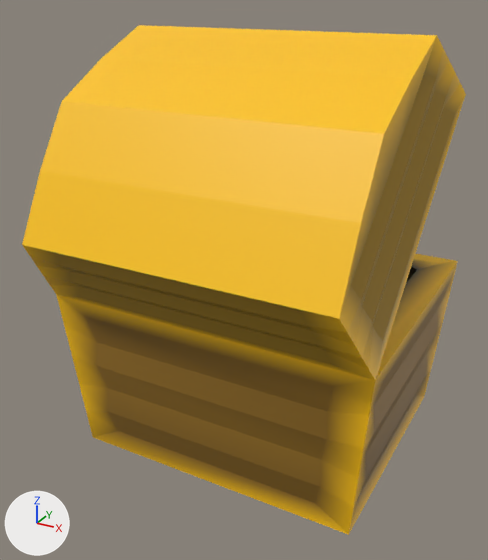
An edit to the glTF model client-native/assets/models/Chest.glb, drawn before and after from the same camera.
Both versions are drawn from a camera (50 mm lens) standing at (0.656, -1.312, 1.026) and looking at (-0.021, -0.082, 0.411). Lighting does not change. The marker at lower left points along +X, +Y and +Z. The first picture is the older version.

Before the edit, the objects in view are built like this:
```python
me_cube = bpy.data.meshes.new('Cube')
me_cube.from_pydata(...)  # 92 vertices, 180 faces; spans x -0.369..0.369, y -0.315..0.315, z -0.001..0.392
me_cube.materials.append(mat_defaultmaterial)
me_cube_004 = bpy.data.meshes.new('Cube.004')
me_cube_004.from_pydata(...)  # 140 vertices, 276 faces; spans x -0.369..0.369, y -0.315..0.315, z -0.178..0.392
me_cube_004.materials.append(mat_defaultmaterial_003)
ob_cube = bpy.data.objects.new('Cube', me_cube)
ob_cube.location = (0.0, 0.0, 0.0)
ob_cube_002 = bpy.data.objects.new('Cube.002', me_cube_004)
ob_cube_002.location = (0.0, -0.212, 0.745)
ob_cube_002.rotation_euler = (-2.397, 0.0, 0.0)  # degrees (-137, 0, 0)
ob_cube_002.scale = (1.0, 1.0, 0.485)
```
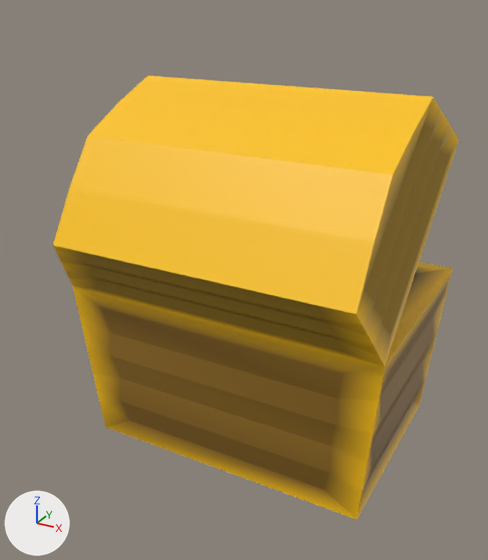
What differs and where, as boxes [x1, y1, x2, y2] in the pictures (488 x 560 px):
'Cube.002', moved, turned, rescaled: before [22, 25, 466, 380]; after [53, 76, 459, 366]
'Cube', rescaled (8% shorter): before [57, 253, 458, 535]; after [73, 262, 453, 520]

Edits to the bpy script that builds the scene:
```text
Change ob_cube:
    ob_cube.scale: (1.0, 1.0, 1.0) -> (1.0, 0.832, 1.0)
Change ob_cube_002:
    ob_cube_002.location: (0.0, -0.212, 0.745) -> (0.0, -0.159, 0.675)
    ob_cube_002.rotation_euler: (-2.397, 0.0, 0.0) -> (-2.443, 0.0, 0.0)  # degrees (-137, 0, 0) -> degrees (-140, 0, 0)
    ob_cube_002.scale: (1.0, 1.0, 0.485) -> (1.0, 0.827, 0.384)
```
